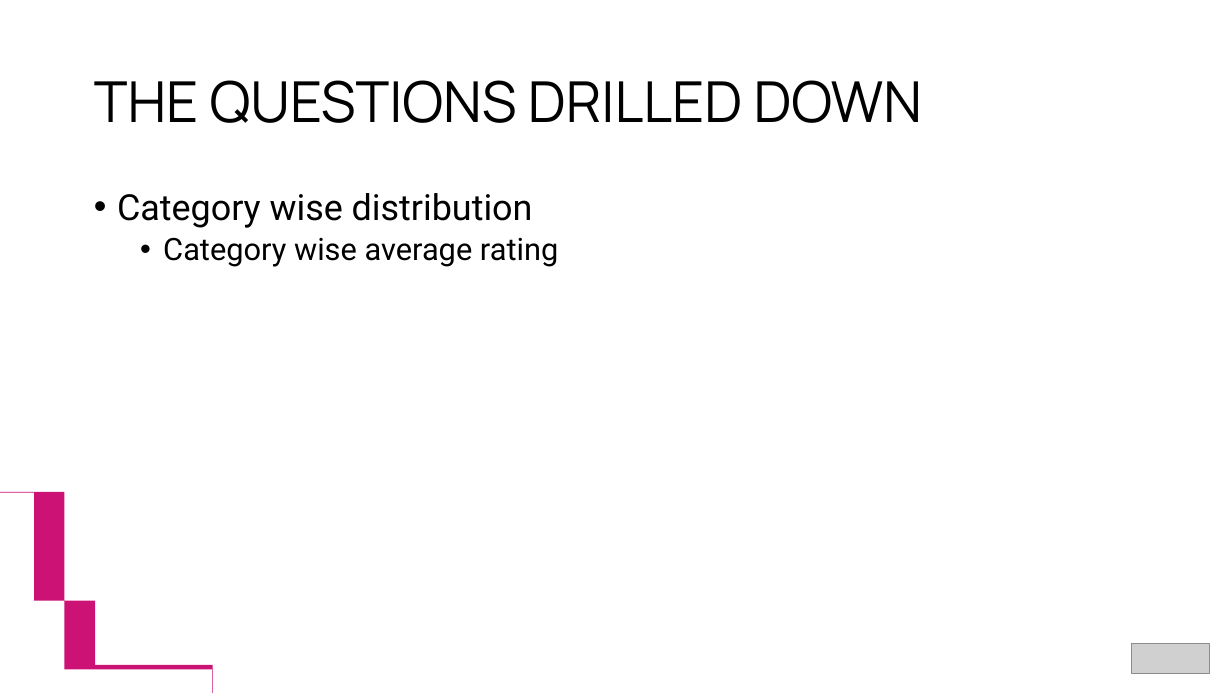
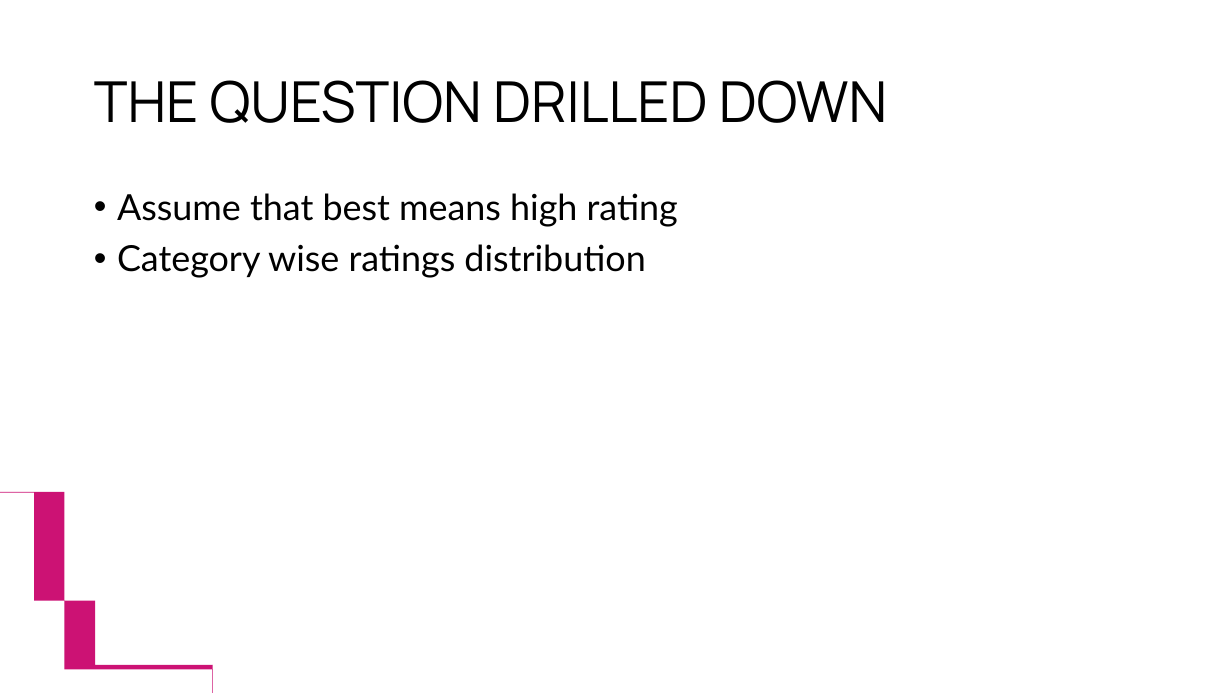
Before and after one commit to Shuvo-saha/Visual-Analytics-with-Tableau, a slide deck: slide 18 of Visual Analytics with Tableau.pptx (slide 17 before the commit). Drawn at 1232x693 pixels with LibreOffice and Linux fonts; fonts in the diff are those of the drawing; grey boxes stand for pictures. Boxes give left, top, right and bottom in pixels: in the first picture for what was removed or moved away, otherwise in the second. Text is boxed around its words. In the diff, an @@ line names an element or a change of style, - is before the commit and + after.

Commit message:
Updated slides
Made it more visual, added photos and removed the logo. General structure remains the same

```diff
--- a/Visual Analytics with Tableau.pptx
+++ b/Visual Analytics with Tableau.pptx
@@ title at box(94, 80, 887, 123): text changed @@
-THE QUESTIONS DRILLED DOWN
+THE QUESTION DRILLED DOWN
@@ text at box(117, 193, 678, 278): text changed; size 24 to 28 pt; font Roboto to Lato @@
-• Category wise distribution
-  • Category wise average rating
+• Assume that best means high rating
+• Category wise ratings distribution
@@ picture removed at box(1132, 644, 1211, 674) @@
```
Also in this commit, not shown: 17 other slides changed, 2 slides added.
